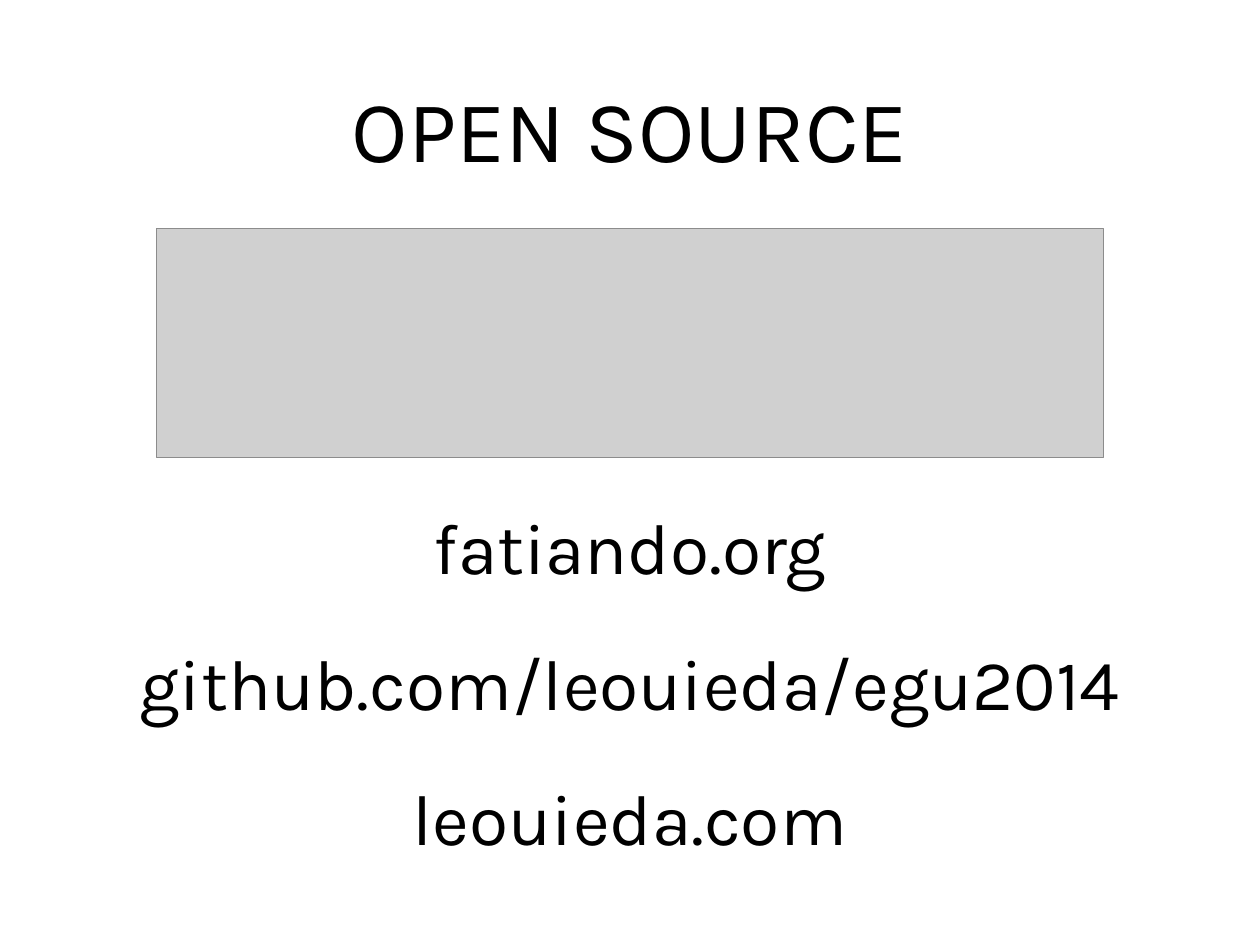
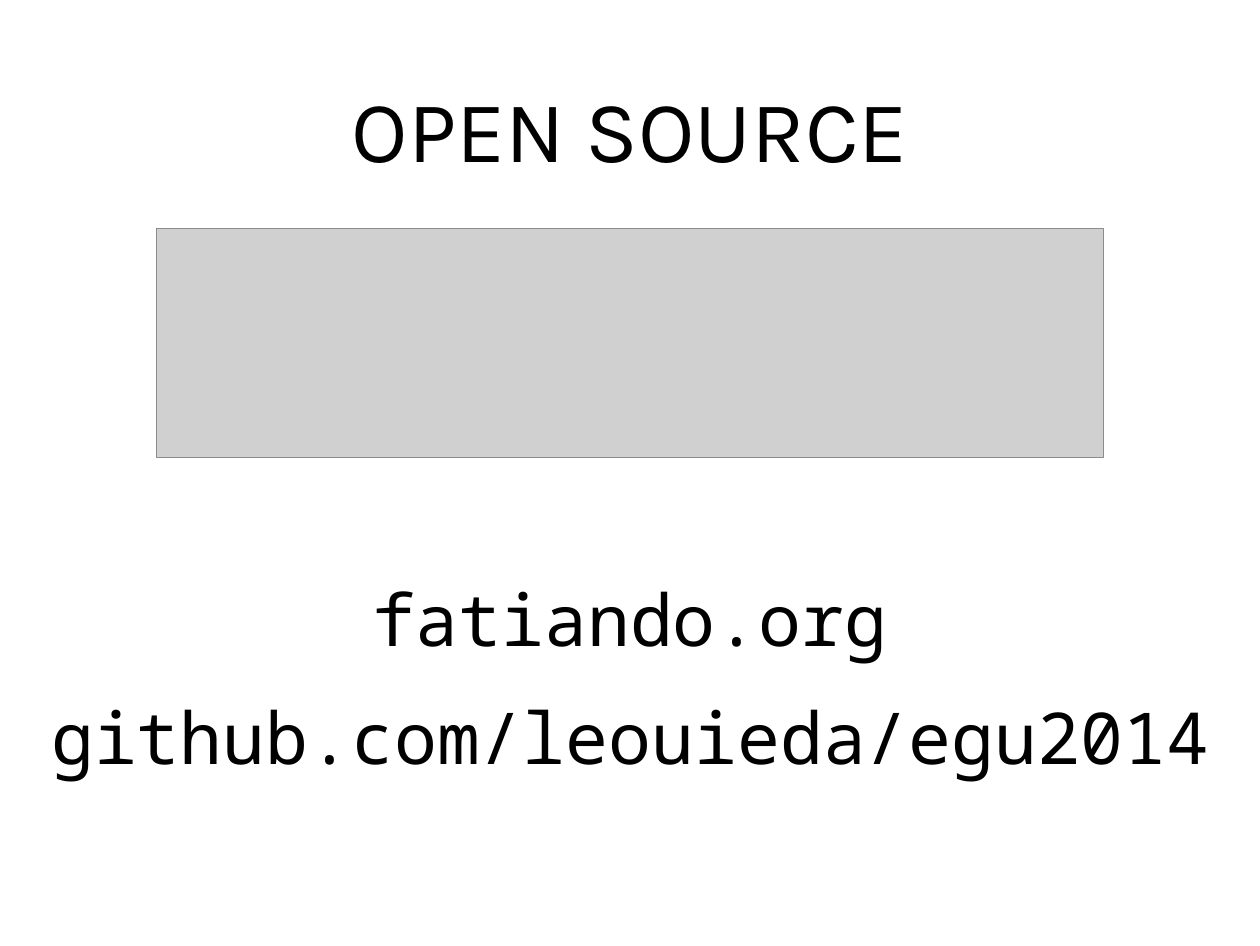
Before and after one commit to leouieda/egu2014, a slide deck: slide 62 of presentation/slides.odp (slide 61 before the commit). Drawn at 1260x946 pixels with LibreOffice and Linux fonts; fonts in the diff are those of the drawing; grey boxes stand for pictures. Boxes give left, top, right and bottom in pixels: in the first picture for what was removed or moved away, otherwise in the second. Text is boxed around its words. In the diff, an @@ line names an element or a change of style, - is before the commit and + after.

```diff
--- a/presentation/slides.odp
+++ b/presentation/slides.odp
@@ title "fatiando.org" at [373,591,888,664]: font Karla to Noto Sans Mono @@
@@ title "fatiando.org": place and size @@
-title "fatiando.org" at [434,524,826,591]
+title "fatiando.org" at [373,591,888,664]
@@ title "github.com/leouieda/egu2014": place and size @@
-title "github.com/leouieda/egu2014" at [140,657,1120,726]
+title "github.com/leouieda/egu2014" at [51,709,1209,782]
@@ title "github.com/leouieda/egu2014" at [51,709,1209,782]: font Karla to Noto Sans Mono @@
@@ title removed at [413,795,847,846] @@
-leouieda.com
```
Also in this commit, not shown: 2 other slides changed, 1 slide added, 1 other file.
